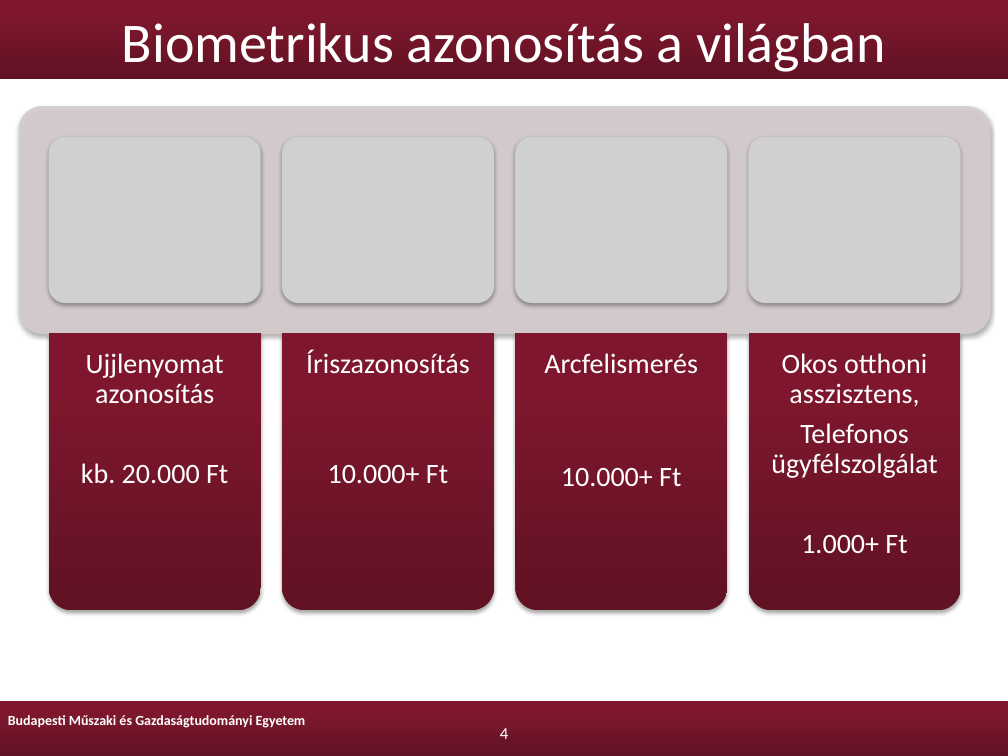
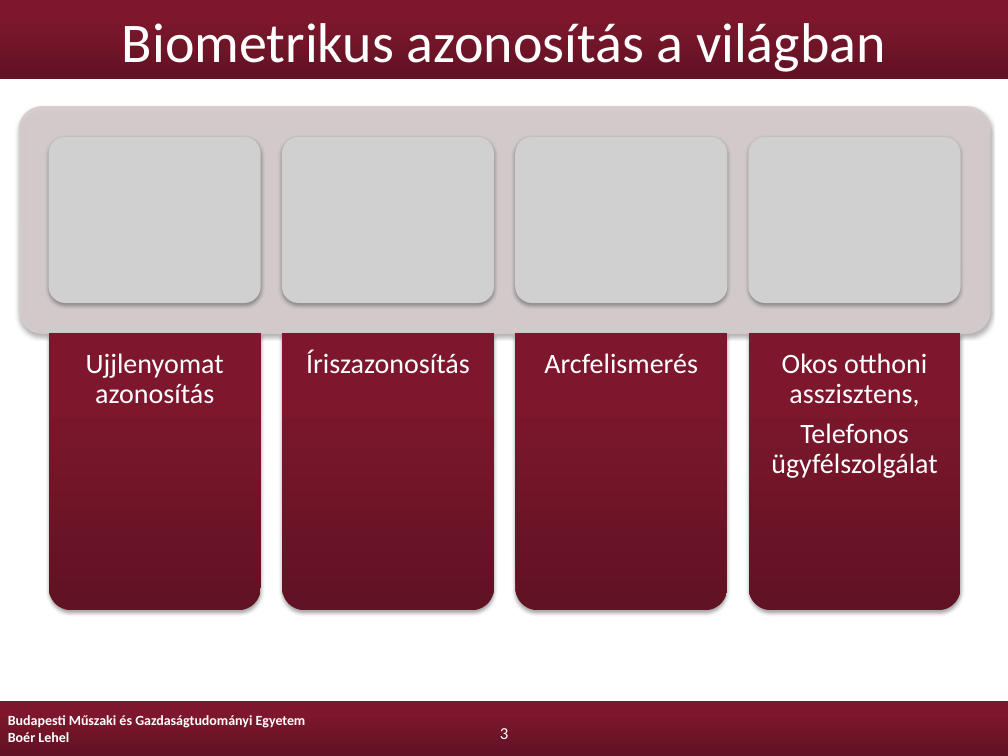
Before and after one commit to Lehel44/diploma, a slide deck: slide 3 of boer-lehel-msc-diplomaterv-prezentacio.pptx (slide 4 before the commit). Drawn at 1008x756 pixels with LibreOffice and Linux fonts; fonts in the diff are those of the drawing; grey boxes stand for pictures; background and template pictures are left out. Boxes give left, top, right and bottom in pixels: in the first picture for what was removed or moved away, otherwise in the second. Text is boxed around its words. In the diff, an @@ line names an element or a change of style, - is before the commit and + after.

```diff
--- a/boer-lehel-msc-diplomaterv-prezentacio.pptx
+++ b/boer-lehel-msc-diplomaterv-prezentacio.pptx
@@ text at (81,463,228,483): paragraph removed @@
-kb. 20.000 Ft
@@ text at (328,465,448,483): paragraph removed @@
-10.000+ Ft
@@ text at (561,468,681,486): paragraph removed @@
-10.000+ Ft
@@ text at (801,535,907,553): paragraph removed @@
-1.000+ Ft
@@ text at (8,732,69,742): paragraph added @@
+Boér Lehel
@@ page number at (500,728,508,739): text changed @@
-4
+3
```
Also in this commit, not shown: 16 other slides changed, 1 slide added, 2 slides removed.
